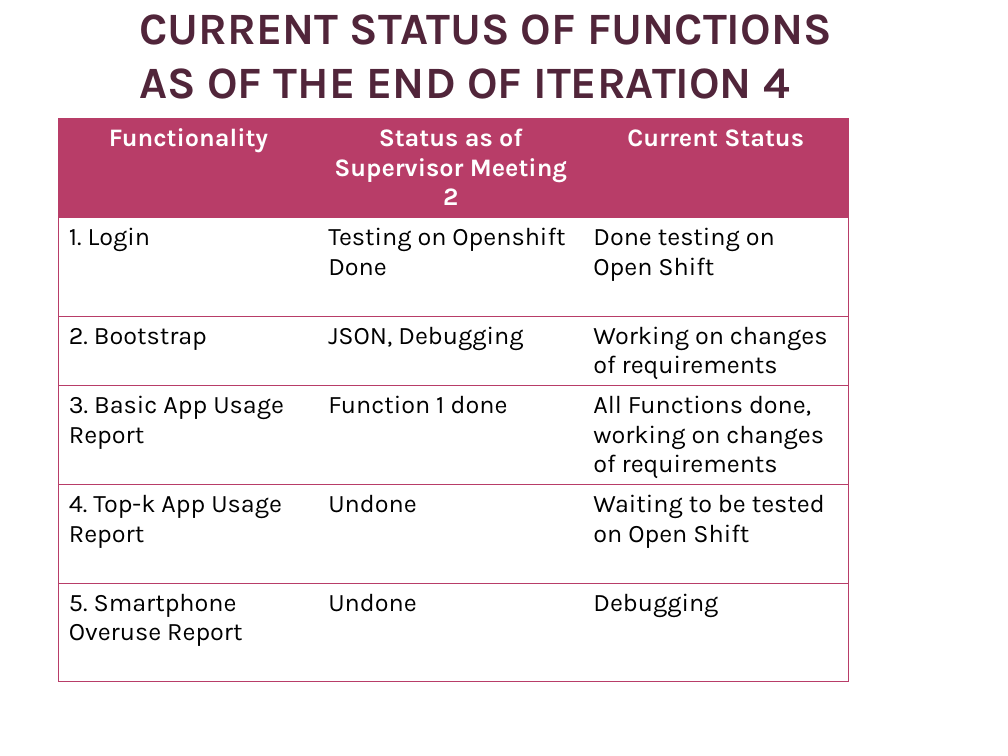
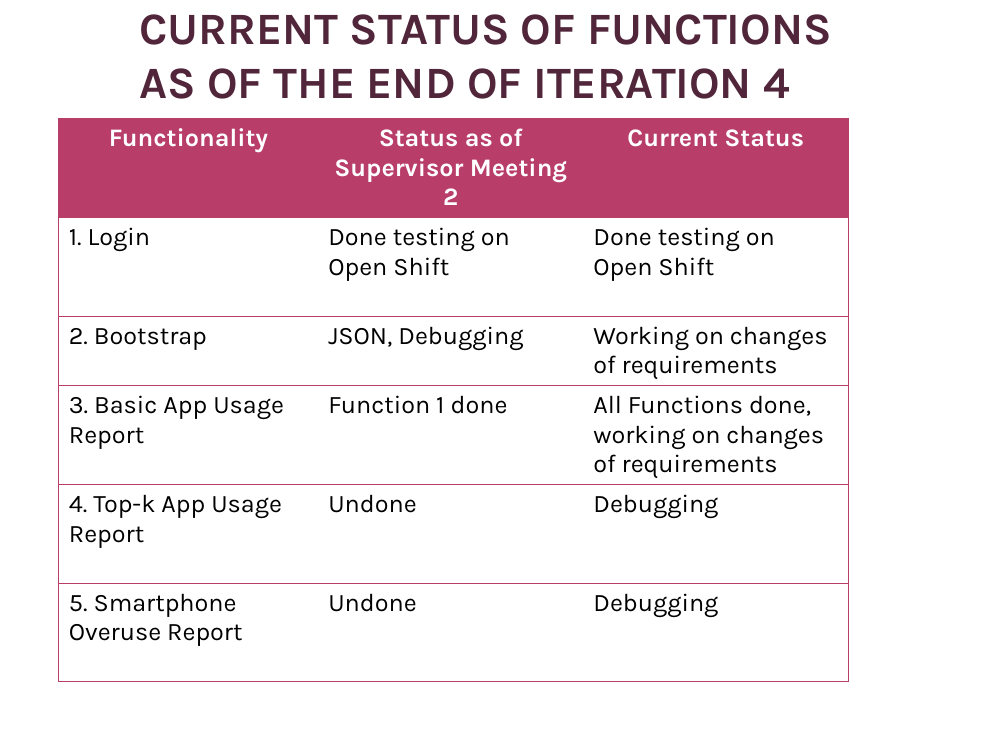
Before and after one commit to jerots/SMUAnalytics, a slide deck: slide 4 of presentations/Supervisor Meeting 3.pptx. Drawn at 1008x756 pixels with LibreOffice and Linux fonts; fonts in the diff are those of the drawing; background and template pictures are left out. Boxes give left, top, right and bottom in pixels: in the first picture for what was removed or moved away, otherwise in the second. Text is boxed around its words. In the diff, an @@ line names an element or a change of style, - is before the commit and + after.

```diff
--- a/presentations/Supervisor Meeting 3.pptx
+++ b/presentations/Supervisor Meeting 3.pptx
@@ table at bbox=[58, 119, 848, 694] @@
-row 2, column 2: Testing on Openshift Done
+row 2, column 2: Done testing on Open Shift
-row 5, column 3: Waiting to be tested on Open Shift
+row 5, column 3: Debugging
```
Also in this commit, not shown: 3 other slides changed.
